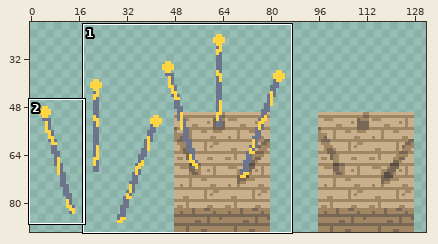
Pixel-art file: GEODE/Assets/Sprites/StructureSprites/Towers/YeedriteAttackTower.aseprite. Above, an overview of the earlier version with the close-up marked.
Close-up. As it was:
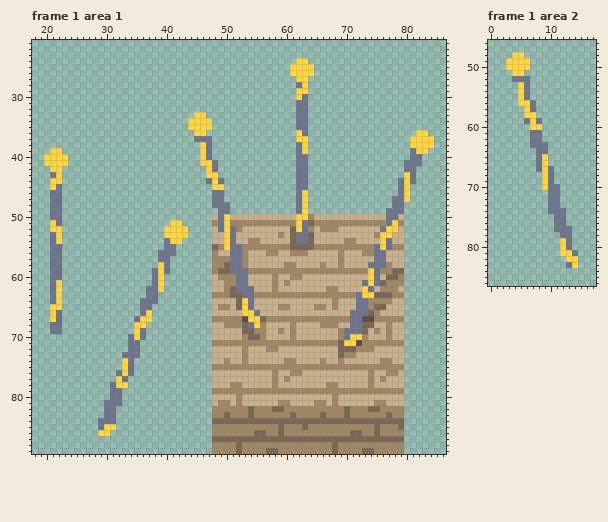
138x90 pixels, 4 frames. Colours within 5 levels of each other are drawn and written as one. Shown: frame 1 area 1: x 18..86, y 21..89; frame 1 area 2: x 0..17, y 46..86. The wide view leaves out empty margins. The commit also changed other frames or places, which this record leaves out.
After the commit:
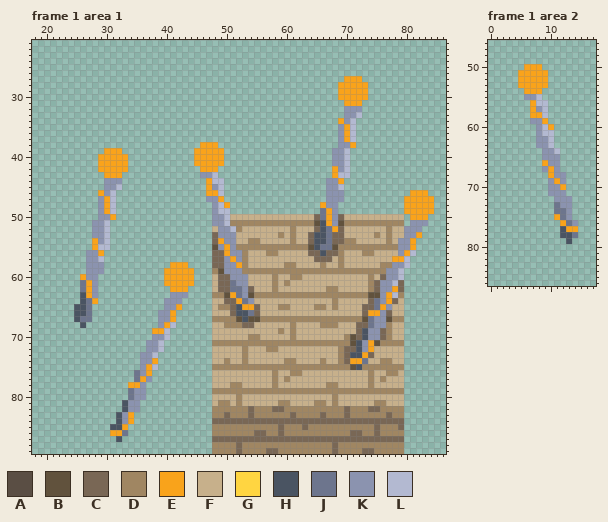
Palette (. is transparent): A #5a4e44  B #61523d  C #796755  D #a08662  E #f9a31b  F #c7b08b  G #ffd541  H #4a5462  J #6d758d  K #8b93af  L #b3b9d1
Edits made:
layer "Tower" now hidden
layer "Layer 2" added
Changed rows in their new state; - is an unchanged pixel.
Frame 1 area 1:
first column x 20:
24 ------------------------------------------..---------------------
25 -----------------------------------------....--------------------
26 -----------------------------------------....--------------------
27 ------------------------------------------..------EEE------------
28 ------------------------------------------..-----EEEEE-----------
29 ------------------------------------------..-----EEEEE-----------
30 ------------------------------------------..-----EEEEE-----------
31 ------------------------------------------..------EEE------------
32 ------------------------------------------..------KKK------------
33 -------------------------..---------------..------KKL------------
34 ------------------------....--------------..-----EKL-------------
35 ------------------------....--------------..-----KEL-------------
36 -------------------------..---------------..-----KEL----------..-
37 -------------------------...--------------..-----KEL---------....
38 --------------------------EEE-------------..-----KKE---------....
39 -..-------EEE------------EEEEE------------..----KKL----------...-
40 ....-----EEEEE-----------EEEEE------------..----KKL----------..--
41 ....-----EEEEE-----------EEEEE------------..----KKL---------...--
42 -..------EEEEE------------EEE-------------..----EKL---------..---
43 -..-------EEE-------------KKL-------------..----ELL---------..---
44 -..-------KKK--------------ELL------------..---KKE---------...---
45 -..-------KKL--------------EKL------------..---KKL---------..----
46 -..------EKL---------------EEL------------..---KKK---------..EEE-
47 -..------KEL---------------KKE------------..---KKK--------..EEEEE
48 -..------KEL----------------KLE-----------..--EKK---------..EEEEE
49 -..------KEL----------------KLL-----------..--JEK--------...EEEEE
50 -..------KKE----------------KKL-----------FFFCJEKC-------FF--EEE-
51 -..-----KKL----------..-----KKL-----------DDDBHEKB-------DD--KKK-
52 -..-----KKL---------....-----KKL---------DFFFCHJEC------FDF-KKK--
53 -..-----KKL---------....----CKKK---------DFF-HHJCC------FD--KKE--
54 -..-----EKL---------...-----CEKK---------DFF-HHJCC------FD-KKE---
55 -..-----ELL---------..------BKEKD--------DDDBHJJB------DDD-KKE---
56 -..----KKE---------...------CCEKK--------FFFCCHCC------FF--KEL---
57 -..----KKL---------..-------CCKEK------------CCC-------FF-EEL----
58 -..----KKK---------..EEE----CCKKE---------------------FFD-KKL----
59 -..----KKK--------..EEEEE----BKKKD--------------------DD-KKL-----
60 -..---EKK---------..EEEEE----CCKKK--------------------DFCKKL-----
61 -..---JEK---------..EEEEE----CCJKK-------------------FDCKKLC-----
62 -..---JEK--------...-EEE-----CCJ-KC------------------FDCKKEC-----
63 -..---HEK--------..--KKK------BEJKB-----------------DDBBKEL------
64 -..---HJE-------...-KKK-------CCEJK-----------------FFCJKEC------
65 -..--HHJ--------..--KKE--------CHEEC----------------FCCJEK-------
66 -..--HHJ--------..-KKE---------CHHJC---------------FFCEEKC-------
67 -..--HJJ-------...-KKE----------BHBBD--------------DDBJKKB-------
68 -..---H--------..--KEL------------CFF--------------FC-JKK--------
69 -..------------..-EEL------------FFFF------------FFFCHKKC--------
70 --------------...-KKL------------FDDF------------FDBCHKKC--------
71 --------------..-KKL-----------------------------DDBHKEB---------
72 --------------..-KKL-----------------------------D--HKE----------
73 -------------...KKL------------------------------DCHHEC----------
74 -------------..-KKE-------------------------------CEEJ-----------
75 -------------..-KEL--------------------------------BH------------
76 ------------...JKE-----------------------------------------------
77 ------------..-JEK-----------------------------------------------
78 -----------...EEK------------------------------------------------
79 -----------..-JKK------------------------------------------------
80 -----------..-JKK------------------------------------------------
81 ----------...HKK-------------------------------------------------
82 ----------..-HKK-------------------------------------------------
83 ----------..HKE--------------------------------------------------
84 ---------...HKE--------------------------------------------------
85 ---------..HHE---------------------------------------------------
86 ---------..EEJ---------------------------------------------------
87 ------------H----------------------------------------------------
Frame 1 area 2:
first column x 3:
48 -..---------
49 ....--------
50 ...EEE------
51 -.EEEEE-----
52 -.EEEEE-----
53 --EEEEE-----
54 --.EEE------
55 --.KKL------
56 --..ELL-----
57 ---.EKL-----
58 ---.EEL-----
59 ---.KKE-----
60 ----.KLE----
61 ----.KLL----
62 ----.KKL----
63 ----.KKL----
64 -----.KKL---
65 -----.KKK---
66 -----.EKK---
67 -----.KEK---
68 ------.EKK--
69 ------.KEK--
70 ------.KKE--
71 -------KKK--
72 -------.KKK-
73 -------.-KK-
74 -------.--K-
75 --------E-K-
76 --------.EJK
77 --------.HEE
78 ---------HHJ
79 ---------.H-
80 ---------..-
81 ---------...
82 ----------..
83 ----------..
